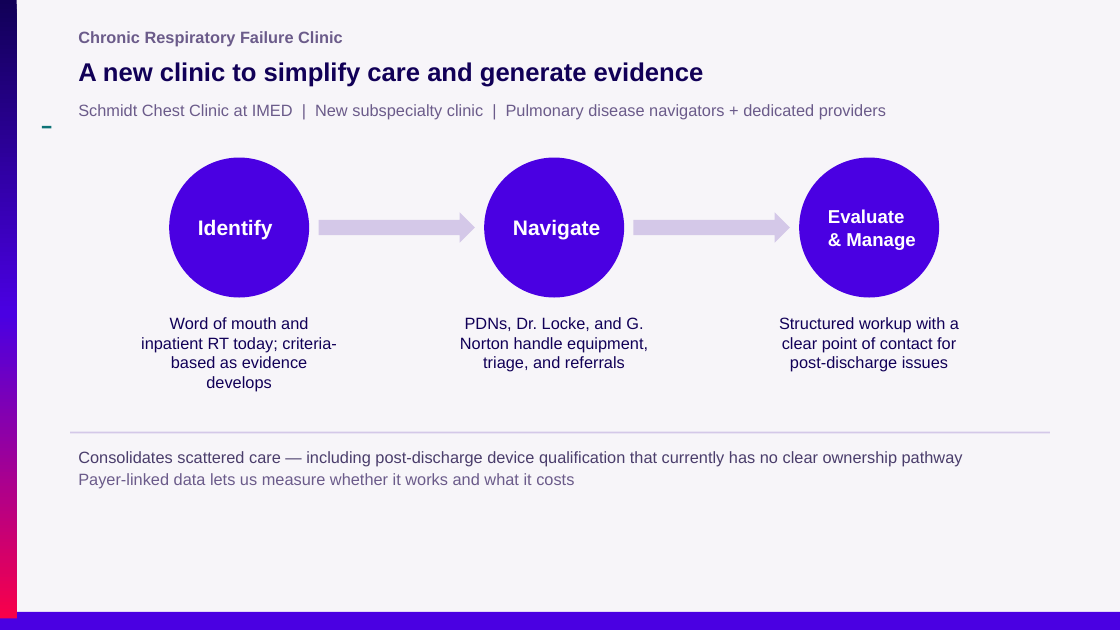
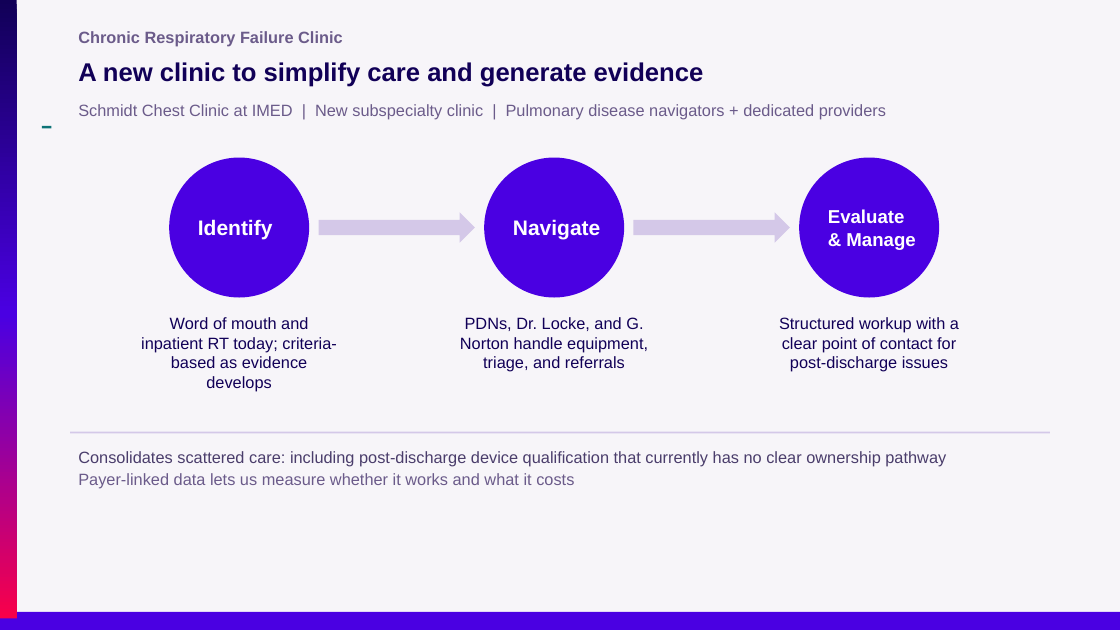
Before and after one commit to reblocke/clinical_talks, a slide deck: slide 6 of archive/Presentations/Locke Research Update Mar2026.pptx. Drawn at 1120x630 pixels with LibreOffice and Linux fonts; fonts in the diff are those of the drawing. Boxes give left, top, right and bottom in pixels: in the first picture for what was removed or moved away, otherwise in the second. Text is boxed around its words. In the diff, an @@ line names an element or a change of style, - is before the commit and + after.

```diff
--- a/archive/Presentations/Locke Research Update Mar2026.pptx
+++ b/archive/Presentations/Locke Research Update Mar2026.pptx
@@ text at <box>78,451,946,467</box>: text changed @@
-Consolidates scattered care — including post-discharge device qualification that currently has no clear ownership pathway
+Consolidates scattered care: including post-discharge device qualification that currently has no clear ownership pathway
```
Also in this commit, not shown: 3 other slides changed, 1 other file.
